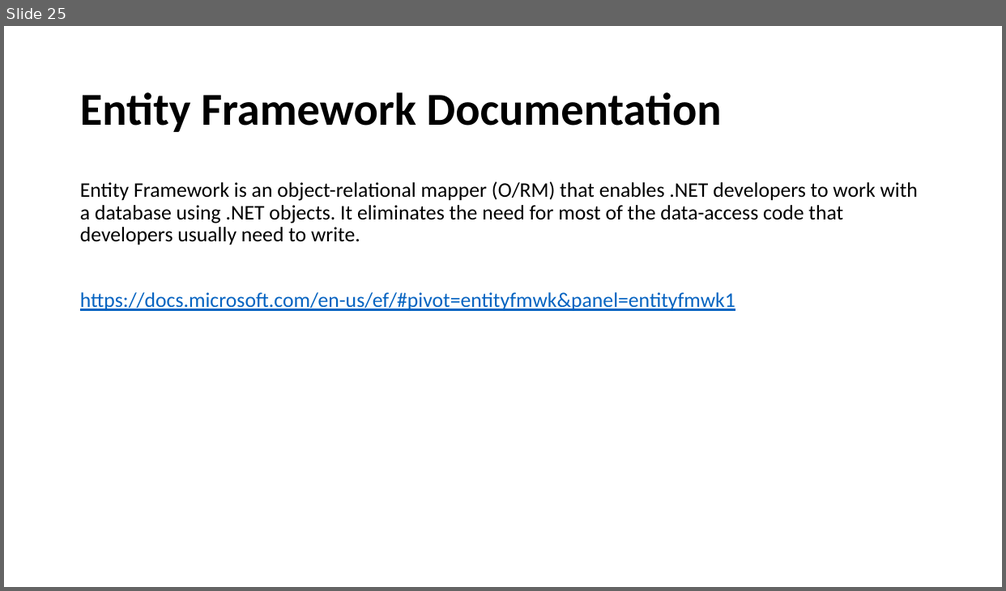
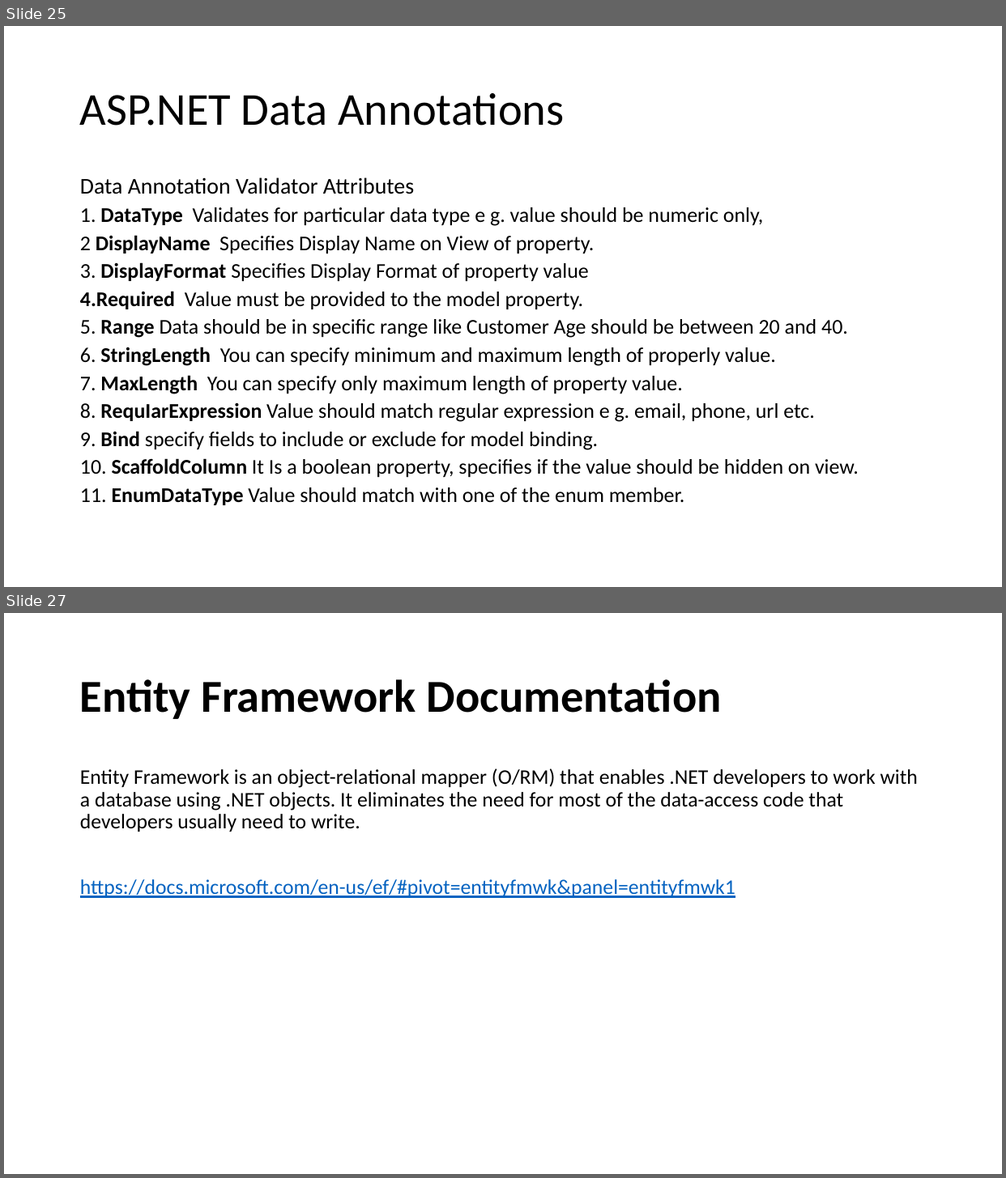
Before and after one commit to karenpayneoregon/VisualStudioEducation, a slide deck: PowerPoint/Working with Visual Studio.pptx. Shown one above the other, each under a label of ours: slide 25 before the commit, slides 25 and 27 after it; the slides between them are not shown. The pictures are 1006x591 and 1006x1178 pixels, drawn with LibreOffice and Linux fonts; fonts in the diff are those of the drawing. Boxes give left, top, right and bottom in pixels: in the first picture for what was removed or moved away, otherwise in the second. Text is boxed around its words. In the diff, an @@ line names an element or a change of style, - is before the commit and + after.

```diff
--- a/PowerPoint/Working with Visual Studio.pptx
+++ b/PowerPoint/Working with Visual Studio.pptx
@@ slide 25 added at (x1=4, y1=26, x2=1002, y2=587), background #FFFFFF @@
@@ title added at (x1=80, y1=93, x2=564, y2=126), 44 pt, text #000000 @@
+ASP.NET Data Annotations
@@ text added at (x1=80, y1=177, x2=859, y2=506), 20.1 pt, text #000000 @@
+Data Annotation Validator Attributes
+1. DataType Validates for particular data type e g. value should be numeric only,
+2 DisplayName Specifies Display Name on View of property.
+3. DisplayFormat Specifies Display Format of property value
+4.Required Value must be provided to the model property.
+5. Range Data should be in specific range like Customer Age should be between 20 and 40.
+6. StringLength You can specify minimum and maximum length of properly value.
+7. MaxLength You can specify only maximum length of property value.
+8. RequIarExpression Value should match regular expression e g. email, phone, url etc.
+9. Bind specify fields to include or exclude for model binding.
+10. ScaffoldColumn It Is a boolean property, specifies if the value should be hidden on view.
+11. EnumDataType Value should match with one of the enum member.
@@ what was slide 25 is now slide 27 @@
```
Also in this commit, not shown: 1 other slide added.
